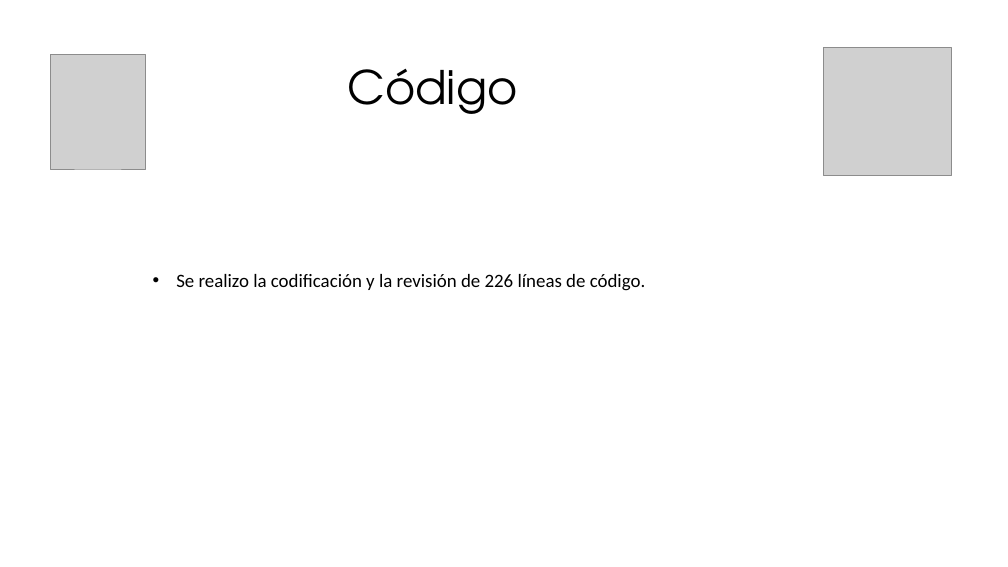
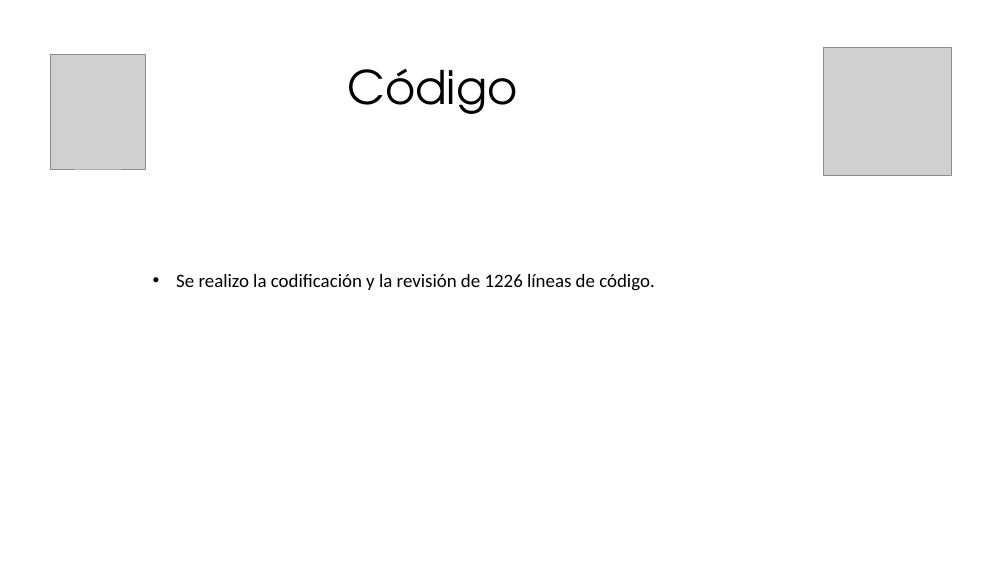
Before and after one commit to SantiagoGaleano/METFOR, a slide deck: slide 5 of Ciclo II/Implementacion/PD Presentacion C2.pptx. Drawn at 1008x567 pixels with LibreOffice and Linux fonts; fonts in the diff are those of the drawing; grey boxes stand for pictures. Boxes give left, top, right and bottom in pixels: in the first picture for what was removed or moved away, otherwise in the second. Text is boxed around its words. In the diff, an @@ line names an element or a change of style, - is before the commit and + after.

Commit message:
presentacion

```diff
--- a/Ciclo II/Implementacion/PD Presentacion C2.pptx
+++ b/Ciclo II/Implementacion/PD Presentacion C2.pptx
@@ text at [176,274,655,291]: text changed @@
-• Se realizo la codificación y la revisión de 226 líneas de código.
+• Se realizo la codificación y la revisión de 1226 líneas de código.
```
